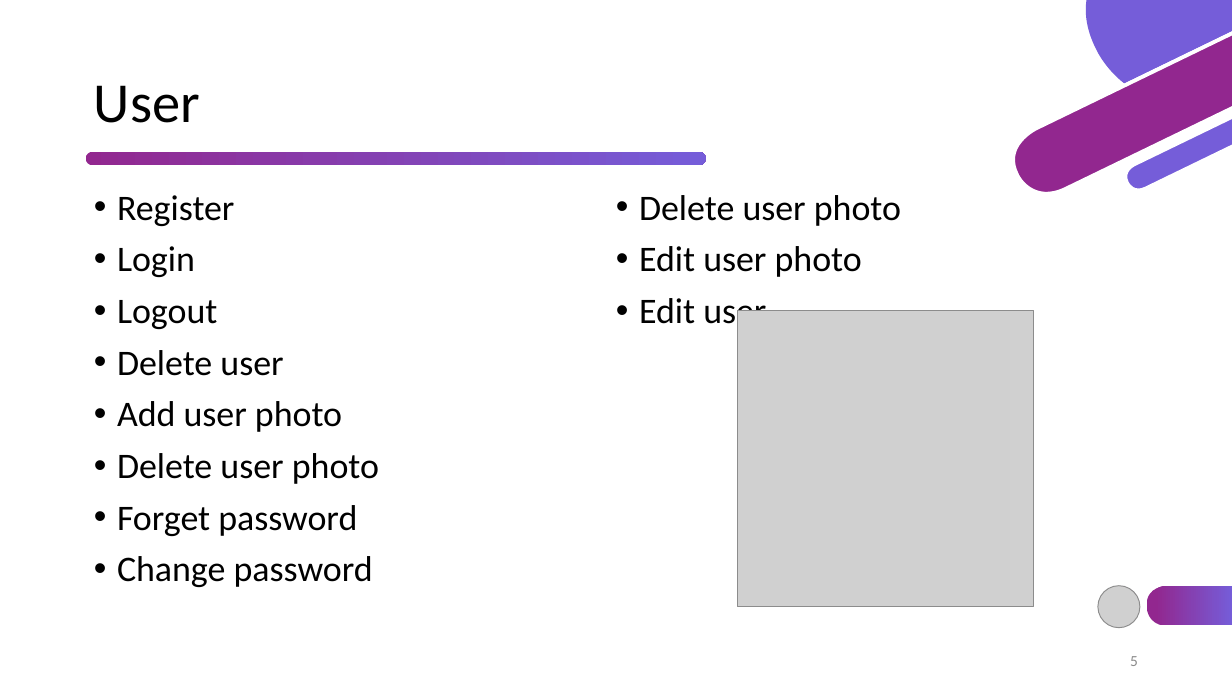
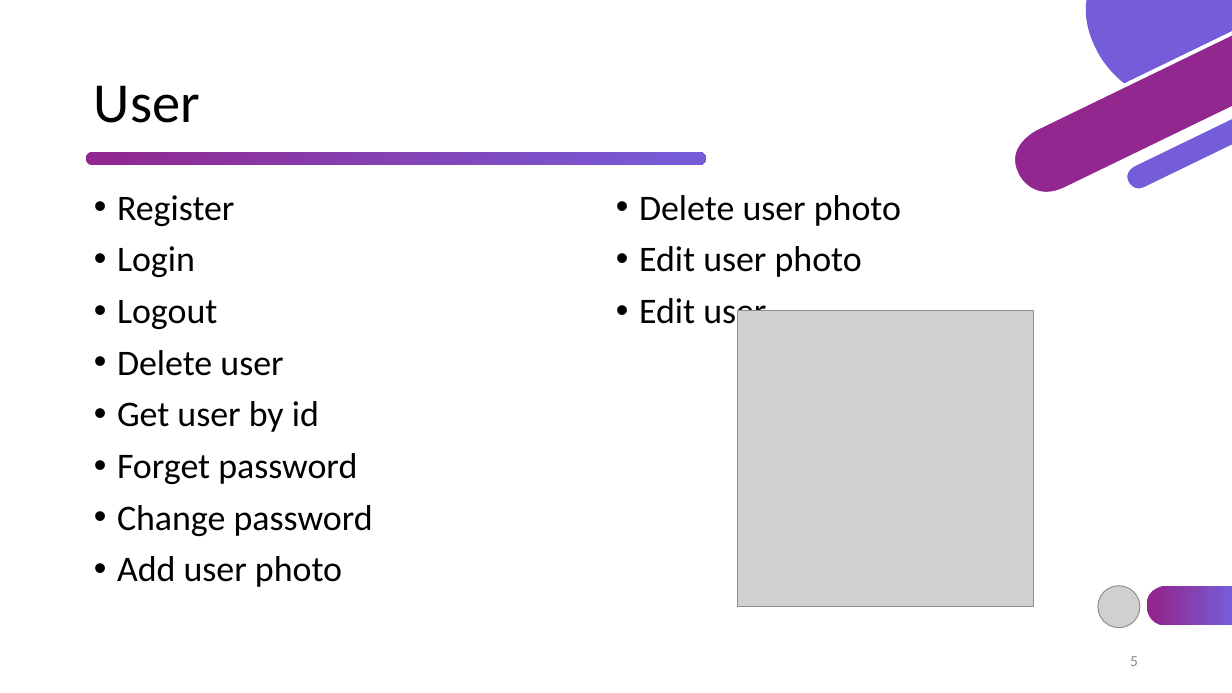
Before and after one commit to TsvetislavaYankova/ITTalents-FinalProject-Airbnb, a slide deck: slide 5 of Airbnb.pptx. Drawn at 1232x693 pixels with LibreOffice and Linux fonts; fonts in the diff are those of the drawing; grey boxes stand for pictures. Boxes give left, top, right and bottom in pixels: in the first picture for what was removed or moved away, otherwise in the second. Text is boxed around its words. In the diff, an @@ line names an element or a change of style, - is before the commit and + after.

Commit message:
Presentation update and Property Photo methods modified

```diff
--- a/Airbnb.pptx
+++ b/Airbnb.pptx
@@ text at (117,401,319,432): text changed @@
-• Add user photo
-• Delete user photo
+• Get user by id
@@ text at (117,556,342,587): paragraph added @@
+• Add user photo
```
Also in this commit, not shown: 6 other slides changed, 10 other files.
